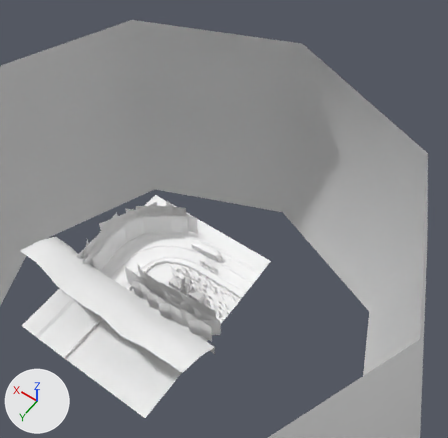
An edit to the Blender file resources/3d/environments/intro/intro.blend, drawn before and after from the same camera.
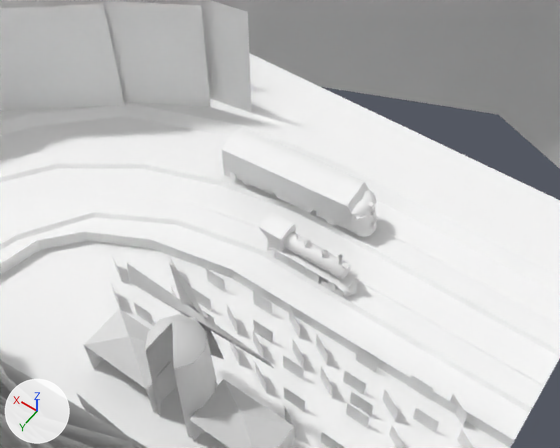
Old and new are each drawn whole from a 50 mm lens placed at (-92.7, 113.7, 227.1), pointed at (5.0, -23.2, 12.0) and again close up from a 50 mm lens placed at (-19.3, 26.7, 53.3), pointed at (4.4, -6.5, 1.1). The lights are fixed; the arrows at lower left show +X, +Y and +Z.
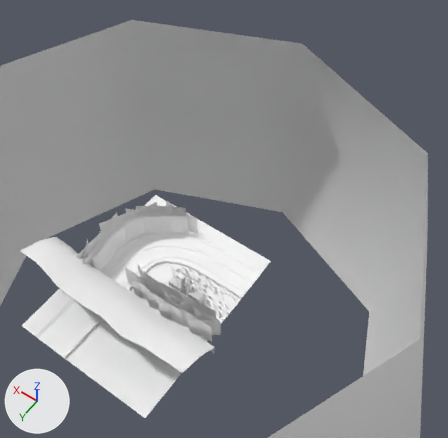
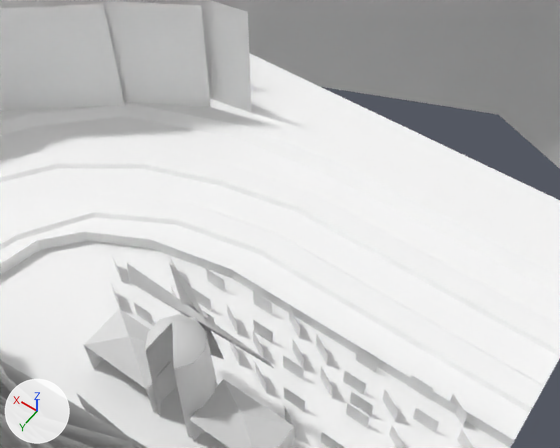
The change in detail:
Object 'Object02' (ob_object02) is now hidden.
Object 'Cube.010' (ob_cube_010) turns from (0, 0, -86) to (0, 0, 0) degrees about x, y and z.
Object 'Cube.010' (ob_cube_010) moves from (9.28, -10.24, 0.85) to (0.0, 0.0, 0.0).
Object 'Cube.010' (ob_cube_010) is now hidden.

Where the change shows, as pixel boxes (x1, y1, x2, y2) in the close-ups (560 x 448 px):
'Cube.010', hidden: before (222, 128, 378, 237)
'Object02', hidden: before (259, 212, 360, 298)
